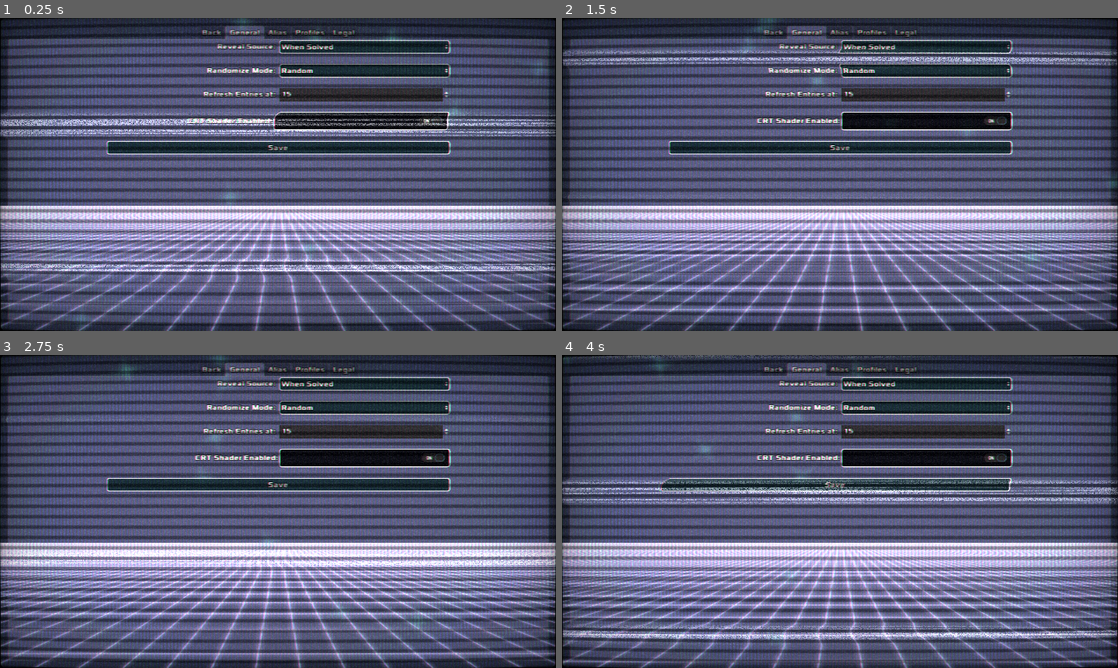
Above: before the commit, frames 1-4 (two rows, left to right).
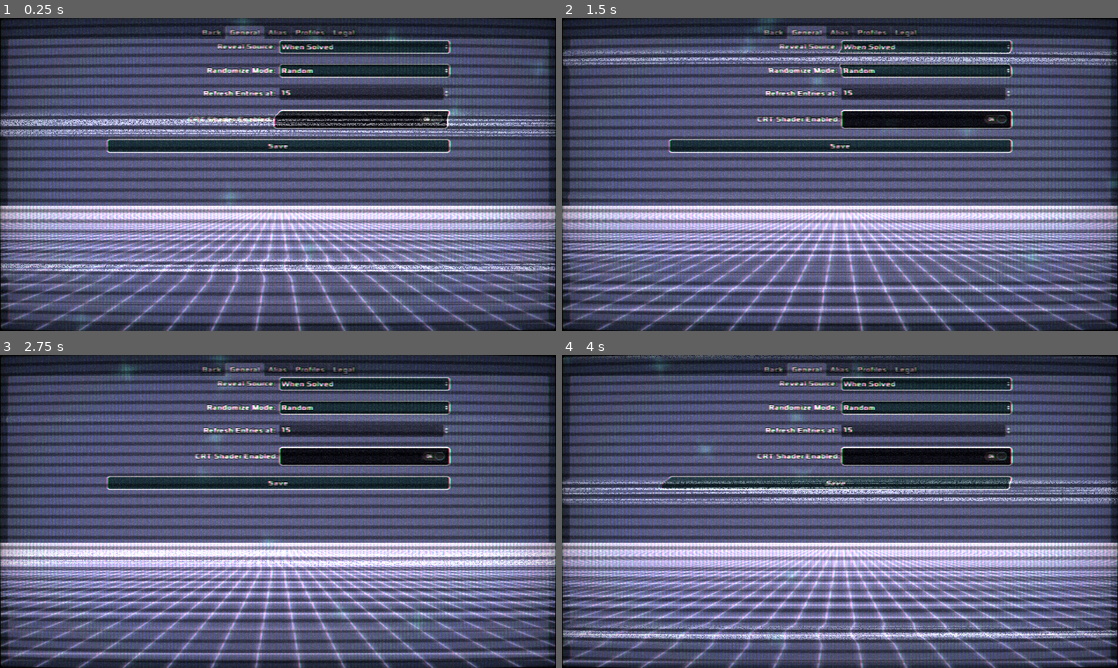
Above: after the commit, the same moments.

Repository: zacryol/spindle-of-serendipity
Game: Godot game, scene res://game/menus/settings/Settings.tscn
Two runs of this game, one before a commit and one after it. Both use one fixed random seed, a clock stepped at 60 frames per second and the inputs below. This scene is started directly instead of the project's main scene.
Inputs:
- Up to frame 1 (0.25 s): no input
- Up to frame 2 (1.5 s): tap Enter at 0.5 s; tap Backspace at 0.6 s; tap Z at 1.35 s
- Up to frame 3 (2.75 s): hold A from 2.03 s (still down); tap Backspace at 2.1 s
- Up to frame 4 (4 s): keep holding A; tap Z at 2.85 s; tap Backspace at 3.6 s

The runs differ from the first frame. In frame 1, 2.4% of the frame differs, in the area x 19-82%, y 22-44%; in frame 2, 2.5%; in frame 3, 2.5%; in frame 4, 2.5%, in the area x 17-82%, y 22-44%.

Commit message:
LineEdit Theme

Diff:
--- a/godot/GameTheme.tres
+++ b/godot/GameTheme.tres
@@ -90,6 +90,18 @@
 content_margin_right = 3.0
 content_margin_top = 3.0
 content_margin_bottom = 3.0
+
+[sub_resource type="StyleBoxFlat" id=14]
+content_margin_left = 3.0
+content_margin_right = 3.0
+content_margin_top = 3.0
+content_margin_bottom = 3.0
+bg_color = Color( 0, 0, 0, 0.490196 )
+border_color = Color( 1, 1, 1, 0.784314 )
+corner_radius_top_left = 2
+corner_radius_top_right = 2
+corner_radius_bottom_right = 2
+corner_radius_bottom_left = 2
 
 [sub_resource type="StyleBoxFlat" id=9]
 bg_color = Color( 0.572549, 0.556863, 1, 0.258824 )
@@ -186,6 +198,19 @@
 CheckBox/styles/hover_pressed = null
 CheckBox/styles/normal = SubResource( 7 )
 CheckBox/styles/pressed = SubResource( 8 )
+LineEdit/colors/clear_button_color = Color( 0.88, 0.88, 0.88, 1 )
+LineEdit/colors/clear_button_color_pressed = Color( 1, 1, 1, 1 )
+LineEdit/colors/cursor_color = Color( 0.94, 0.94, 0.94, 1 )
+LineEdit/colors/font_color = Color( 0.88, 0.88, 0.88, 1 )
+LineEdit/colors/font_color_selected = Color( 0, 0, 0, 1 )
+LineEdit/colors/font_color_uneditable = Color( 0.88, 0.88, 0.88, 0.5 )
+LineEdit/colors/selection_color = Color( 0.49, 0.49, 0.49, 1 )
+LineEdit/constants/minimum_spaces = 12
+LineEdit/fonts/font = null
+LineEdit/icons/clear = null
+LineEdit/styles/focus = null
+LineEdit/styles/normal = SubResource( 14 )
+LineEdit/styles/read_only = null
 PanelContainer/styles/panel = SubResource( 9 )
 PopupMenu/colors/font_color = Color( 0.88, 0.88, 0.88, 1 )
 PopupMenu/colors/font_color_accel = Color( 0.7, 0.7, 0.7, 0.8 )
Not shown: 1 places in godot/GameTheme.tres that only renumber resources
